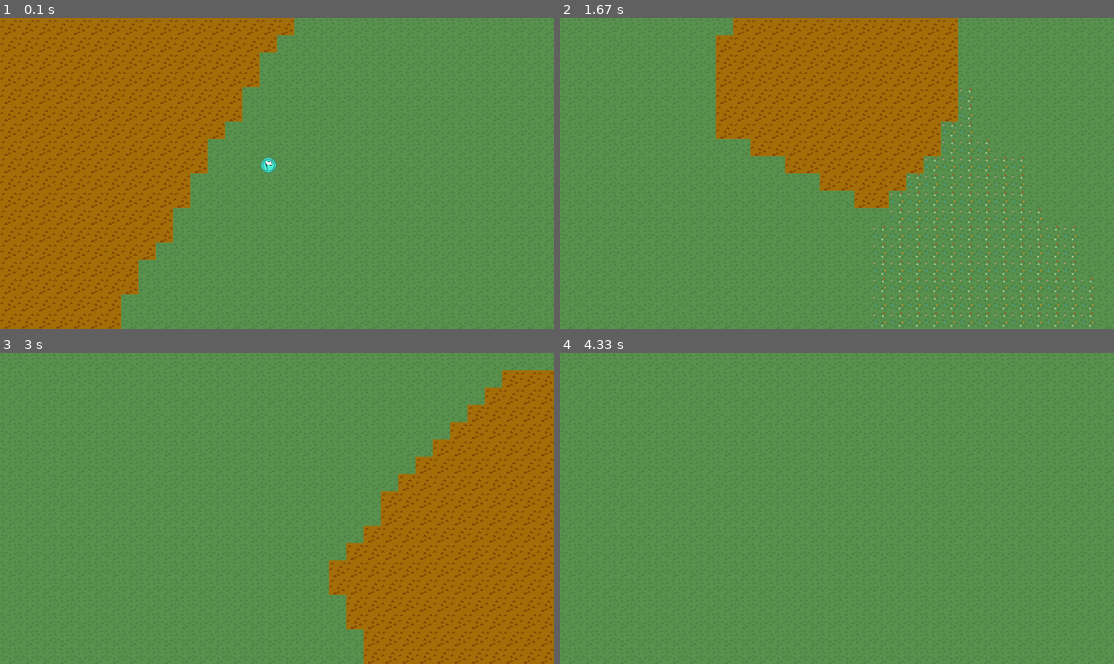
Above: before the commit, frames 1-4 (two rows, left to right).
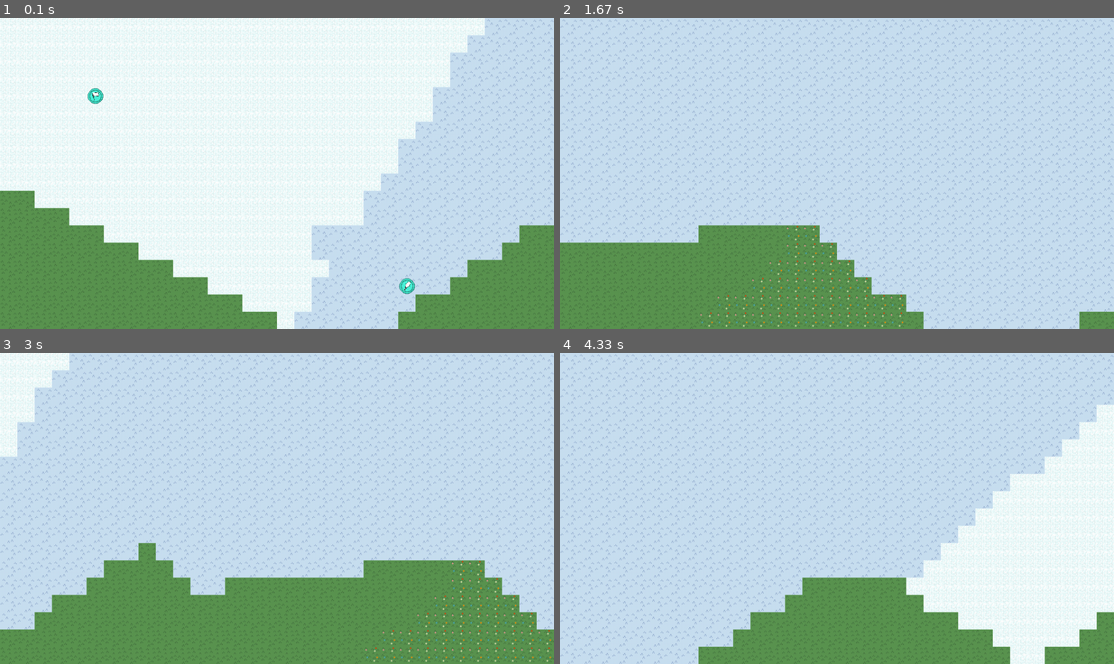
Above: after the commit, the same moments.

Repository: Matimed/Barbarism
Game: pygame game, started from barbarism.py
Same seed, same stepped clock (60 frames per second), same inputs: the game is played once before the commit and once after it.
Inputs (mouse positions are in pixels of both pictures, inside the frame that each line leads up to):
- Up to frame 1 (0.1 s): no input
- Up to frame 2 (1.67 s): hold Right 0.33-0.8 s; click (604, 27) at 0.88 s; hold Right from 1.5 s (still down)
- Up to frame 3 (3 s): release Right at 1.97 s; hold Left 2-2.53 s; hold Up 2.57-2.87 s; hold Up from 2.9 s (still down)
- Up to frame 4 (4.33 s): release Up at 3.3 s; hold Right from 3.73 s (still down)

The runs differ from the first frame. In frame 1, 91% of the frame differs, in the area x 0-100%, y 0-100%; in frame 2, 83%; in frame 3, 84%; in frame 4, 89%.

Commit message:
Generation improved to spawn warriors.

Diff:
--- a/src/model/logic.py
+++ b/src/model/logic.py
@@ -1,4 +1,3 @@
-from lib.weak_bound_method import WeakBoundMethod as Wbm
 from src.events import CellPressed
 from src.events import GameStart
 from src.events import PointEntity
@@ -7,6 +6,7 @@
 from src.model.biomes_manager import BiomesManager
 from src.model.charactors import Charactor
 from src.model.charactors import Founder
+from src.model.charactors import Warrior
 from src.model import Nation
 from src.model import World
 
@@ -52,9 +52,10 @@
 
 
     def _position_nations(self):
-        [nation.add_charactor(
-            self.world.generate_spawn_point()[1], Founder(nation)
-            ) for nation in self.nations]
+        for nation in self.nations:
+            positions = iter(self.world.generate_spawn_points(quantity=2))
+            nation.add_charactor(next(positions), Founder(nation))
+            nation.add_charactor(next(positions), Warrior(nation))
 
 
     def next_shift(self, event):
@@ -89,10 +90,10 @@
     def point_current_charactor(self):
         position = self.world.get_entity_position(self.shift[1])
         self.ed.post(PointEntity(
-                        self.shift[1],
-                        position,
-                        self.world.get_position(position.get_index())[0]
-                        ))
+            self.shift[1],
+            position,
+            self.world.get_position(position.get_index())[0]
+        ))
 
 
     def cell_interaction(self, event):
--- a/src/model/world.py
+++ b/src/model/world.py
@@ -271,17 +271,24 @@
         return {position:seeds[next(zones)] for position in positions}
 
 
-    def generate_spawn_point(self) -> (Chunk, Position):
+    def generate_spawn_points(self, quantity:int=1) -> set[Position]:
         """ Returns a Chunk and a Position on that
             chunk where to place a charactor.
         """
 
+        positions = set()
         while True:
             chunk = self.chunks.random()
-            position = chunk.get_random_position()
-
-            if BiomesManager.get_passable(self.cells[position]):
-                return (chunk, position)
+            positions = set()
+            for _ in range(quantity):
+                position = chunk.get_random_position()
+
+                if BiomesManager.get_passable(self.cells[position]):
+                    positions.add(position)
+
+            if len(positions) == quantity: break
+
+        return positions
 
 
     def move_charactor(self, event):
